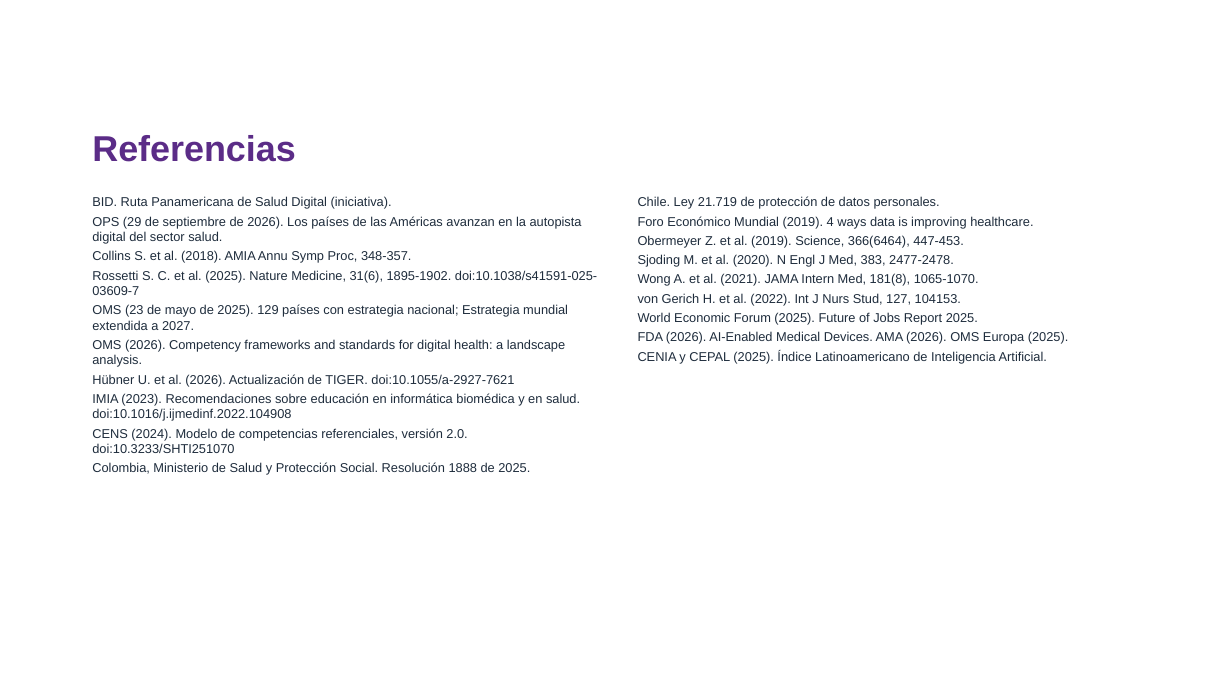
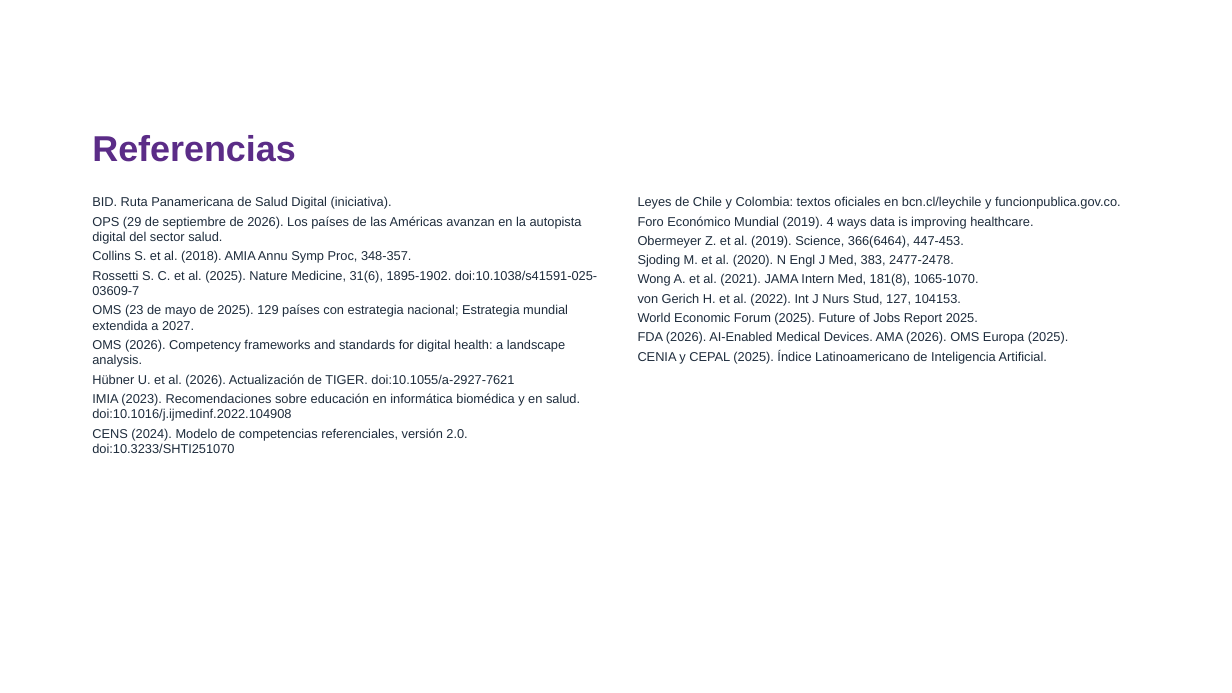
Before and after one commit to estefafro/CFSD, a slide deck: slide 17 of entregables/2026-11-11-webinar/presentacion-webinar.pptx. Drawn at 1232x693 pixels with LibreOffice and Linux fonts; fonts in the diff are those of the drawing; background and template pictures are left out. Boxes give left, top, right and bottom in pixels: in the first picture for what was removed or moved away, otherwise in the second. Text is boxed around its words. In the diff, an @@ line names an element or a change of style, - is before the commit and + after.

```diff
--- a/entregables/2026-11-11-webinar/presentacion-webinar.pptx
+++ b/entregables/2026-11-11-webinar/presentacion-webinar.pptx
@@ text at (638, 196, 1121, 209): text changed @@
-Chile. Ley 21.719 de protección de datos personales.
+Leyes de Chile y Colombia: textos oficiales en bcn.cl/leychile y funcionpublica.gov.co.
@@ text at (92, 462, 530, 475): paragraph removed @@
-Colombia, Ministerio de Salud y Protección Social. Resolución 1888 de 2025.
```
Also in this commit, not shown: 1 other slide changed, 1 slide added, 1 slide removed, 4 other files.
